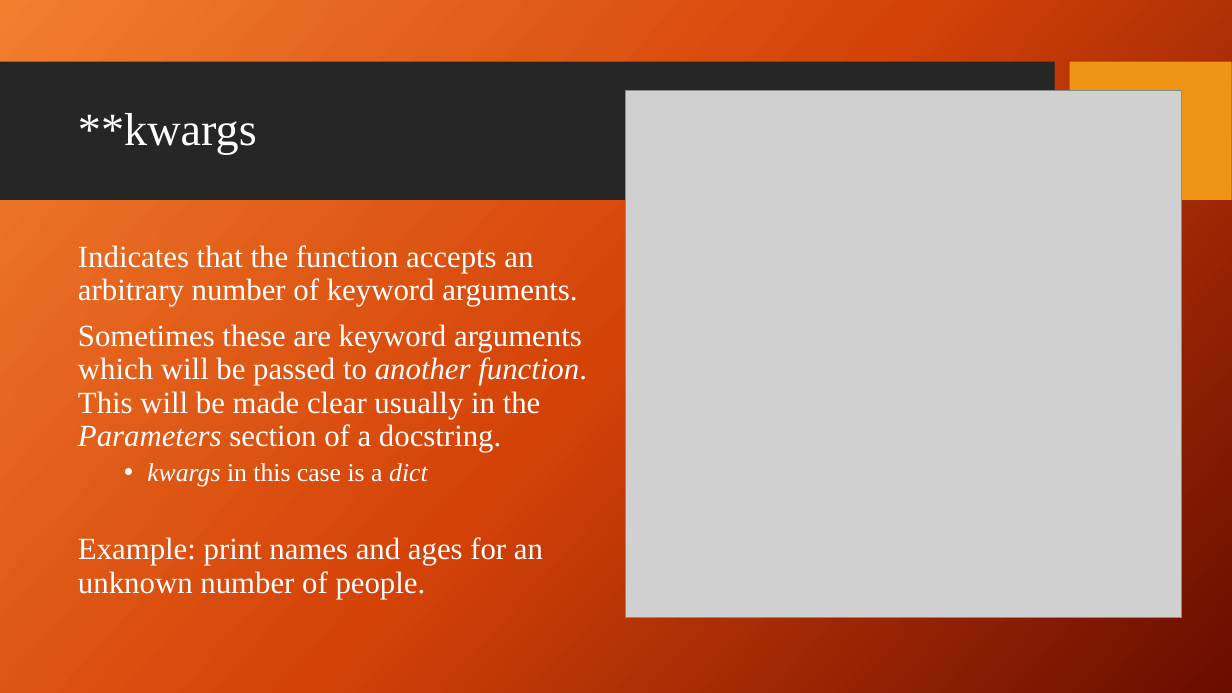
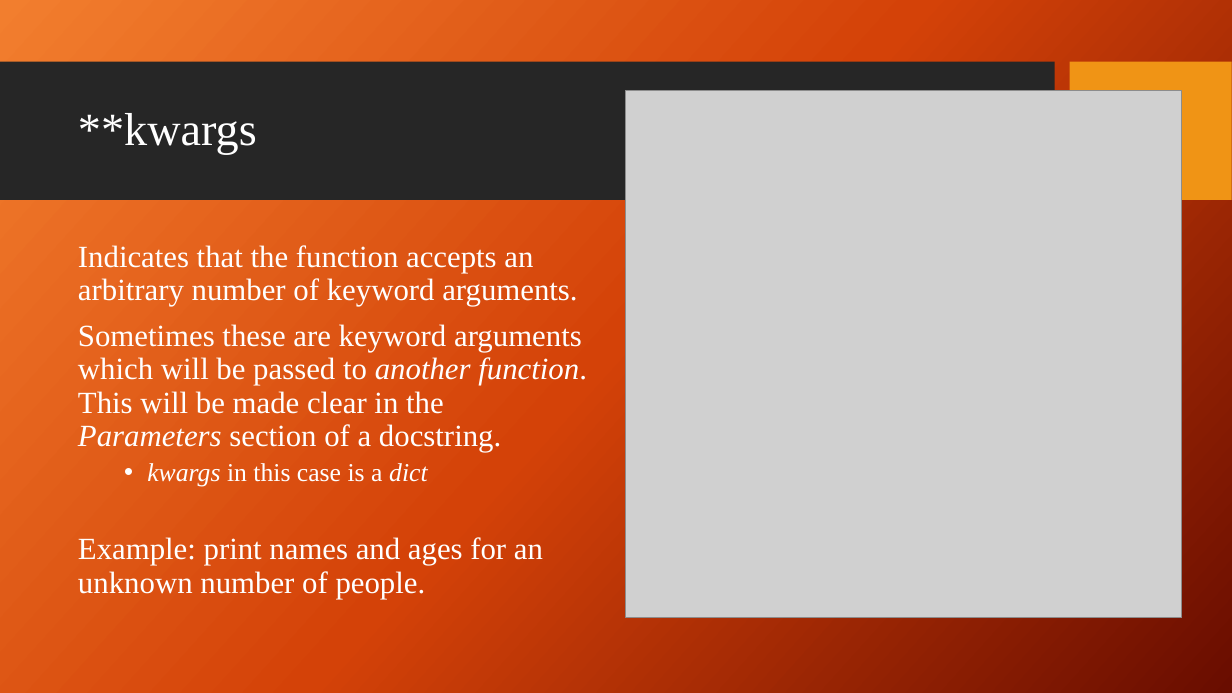
Before and after one commit to giganano/PythonBootcamp, a slide deck: slide 10 of slides/rst.pptx. Drawn at 1232x693 pixels with LibreOffice and Linux fonts; fonts in the diff are those of the drawing; grey boxes stand for pictures; background and template pictures are left out. Boxes give left, top, right and bottom in pixels: in the first picture for what was removed or moved away, otherwise in the second. Text is boxed around its words. In the diff, an @@ line names an element or a change of style, - is before the commit and + after.

```diff
--- a/slides/rst.pptx
+++ b/slides/rst.pptx
@@ text at (78,324,587,452): text changed @@
-Sometimes these are keyword arguments which will be passed to another function. This will be made clear usually in the Parameters section of a docstring.
+Sometimes these are keyword arguments which will be passed to another function. This will be made clear in the Parameters section of a docstring.
```
Also in this commit, not shown: 16 other files.
